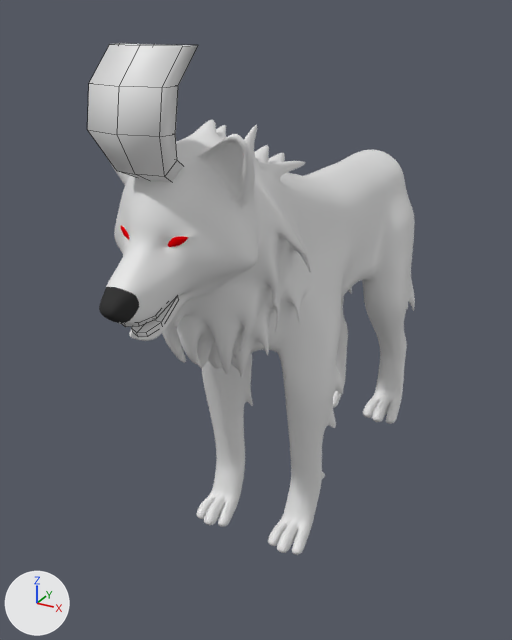
An edit to the Blender file Assets/Models/Wolf2.blend, drawn before and after from the same camera.
One viewpoint serves both versions: a 50 mm camera at (2.04, -4.54, 2.03) aimed at (-0.29, -0.29, -0.09). Arrows for +X, +Y and +Z are at lower left; the lights stay in place. Mesh edges are drawn as thin lines on the coarser meshes.

The scene before the commit, as lines of its bpy script (objects in view):
```python
me_plane_002 = bpy.data.meshes.new('Plane.002')
me_plane_002.from_pydata(...)  # 20 vertices, 13 faces; spans x 0.0..0.217, y -2.073..-1.742, z 1.282..1.885
me_plane_002.polygons.foreach_set('use_smooth', [True] * 13)
me_plane_002.materials.append(mat_fur)  # its picture is missing
me_plane_003 = bpy.data.meshes.new('Plane.003')
me_plane_003.from_pydata(...)  # 21 vertices, 12 faces; spans x 0.0..0.102, y -2.126..-1.792, z 0.547..0.733
me_plane_003.polygons.foreach_set('use_smooth', [True] * 12)
me_plane_009 = bpy.data.meshes.new('Plane.009')
me_plane_009.from_pydata(...)  # 1057 vertices, 982 faces; spans x -0.52..0.52, y -2.26..2.31, z -1.52..1.54
me_plane_009.polygons.foreach_set('use_smooth', [True] * 982)
# faces by material slot: [957, 11, 14]
me_plane_009.materials.append(mat_fur)  # its picture is missing
me_plane_009.materials.append(mat_red)  # red #e70006
me_plane_009.materials.append(mat_black)  # black #393939
ob_teeth = bpy.data.objects.new('Teeth', me_plane_003)
ob_teeth.location = (0.0, 0.0, 0.0)
_m = ob_teeth.modifiers.new('Mirror', 'MIRROR')
_m.use_clip = True
ob_wolf_000 = bpy.data.objects.new('Wolf.000', me_plane_009)
ob_wolf_000.location = (0.0, 0.0, 0.0)
_m = ob_wolf_000.modifiers.new('Mirror', 'MIRROR')
_m.use_clip = True
_m = ob_wolf_000.modifiers.new('Subdivision', 'SUBSURF')
ob_wolf_002 = bpy.data.objects.new('Wolf.002', me_plane_002)
ob_wolf_002.location = (0.0, 0.0, 0.0)
_m = ob_wolf_002.modifiers.new('Mirror', 'MIRROR')
_m.use_clip = True
```
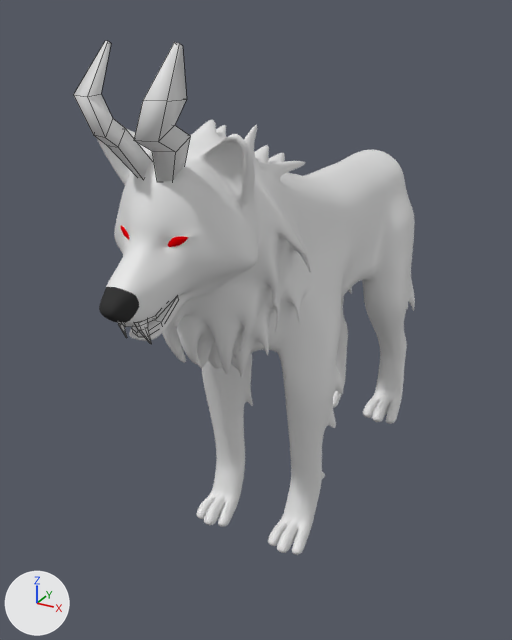
The change, as a list of edits to the scene's bpy script:
```text
Change me_plane_003:
    where me_plane_003.from_pydata(...)  # 21 vertices, 12 faces; spans x 0.0..0.102, y -2.126..-1.792, z 0.547..0.733
    used by ob_teeth; location = (0.0, 0.0, 0.0)
    verts and faces of me_plane_003; kept vertices keep their numbers, new ones are numbered from 21
    me_plane_003 part 1
    add verts[21] = (0.064, -2.103, 0.669)
    add verts[22] = (0.082, -2.053, 0.675)
    add verts[23] = (0.057, -2.058, 0.675)
    add verts[24] = (0.044, -2.112, 0.668)
    add verts[25] = (0.075, -2.031, 0.526)  # pixel (150, 343)
    add verts[26] = (0.077, -2.026, 0.526)  # pixel (151, 343)
    add verts[27] = (0.075, -2.027, 0.526)  # pixel (151, 343)
    add verts[28] = (0.074, -2.032, 0.525)  # pixel (150, 343)
    add verts[29] = (0.056, -2.097, 0.621)  # pixel (138, 330)
    add verts[30] = (0.07, -2.09, 0.622)  # pixel (141, 330)
    add verts[31] = (0.065, -2.059, 0.626)
    add verts[32] = (0.083, -2.056, 0.626)  # pixel (147, 327)
    add faces += [(21, 22, 23, 24), (25, 28, 27, 26), (25, 30, 29, 28), (27, 28, 29, 31), (26, 27, 31, 32), (25, 26, 32, 30)]
    add faces += [(21, 30, 32, 22), (22, 32, 31, 23), (23, 31, 29, 24), (21, 24, 29, 30)]
Change me_plane_002:
    used by ob_wolf_002; location = (0.0, 0.0, 0.0)
    remove me_plane_002.from_pydata(...)  # 20 vertices, 13 faces; spans x 0.0..0.217, y -2.073..-1.742, z 1.282..1.885
    add me_plane_002.from_pydata(...)  # 20 vertices, 17 faces; spans x 0.04..0.284, y -2.073..-1.742, z 1.282..1.902
    me_plane_002 part 2
    18 vertices are removed from x 0.0..0.217, y -2.073..-1.744, z 1.286..1.885
    13 faces are deleted
    18 vertices are added at x 0.04..0.284, y -2.073..-1.773, z 1.286..1.902
    17 new faces join them
```

Boxes (x1, y1, x2, y2) around the edits, measured in the pictures (512 x 640 px):
'Wolf.002', reshaped
    before: (87, 43, 198, 182)
    after: (74, 41, 191, 182)
'Teeth', reshaped (9% wider, 23% taller)
    before: (123, 296, 179, 335)
    after: (118, 296, 179, 344)
part 1 of me_plane_003, added
    after: (118, 320, 152, 344)
